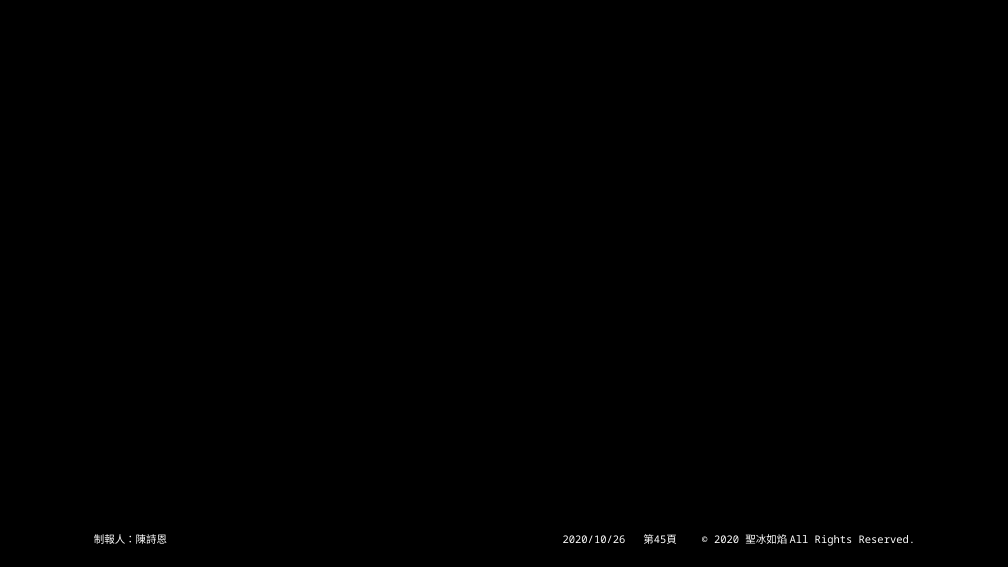
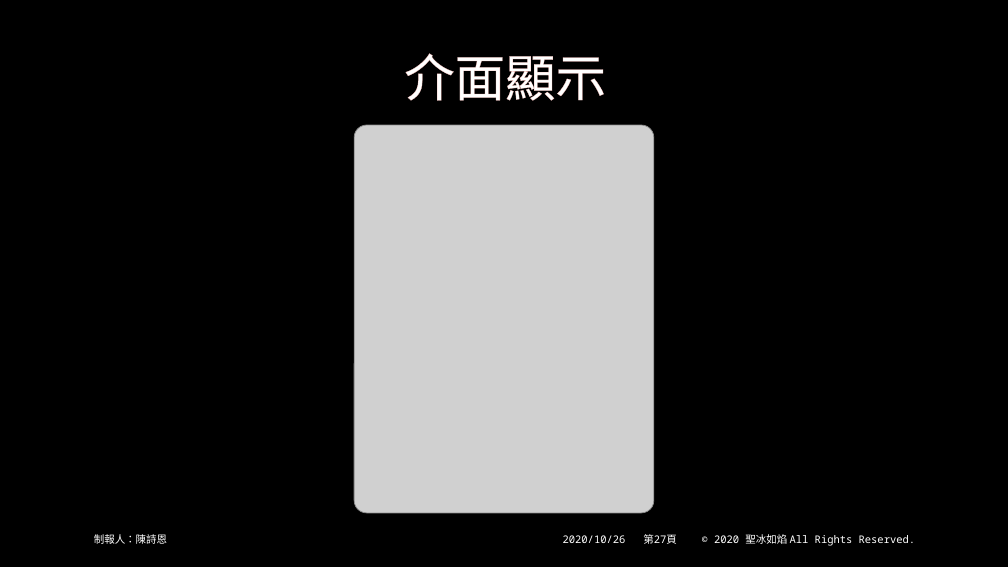
Before and after one commit to beenyan/RLSB, a slide deck: slide 27 of 俄羅斯方塊.pptx (slide 45 before the commit). Drawn at 1008x567 pixels with LibreOffice and Linux fonts; fonts in the diff are those of the drawing; grey boxes stand for pictures; background and template pictures are left out. Boxes give left, top, right and bottom in pixels: in the first picture for what was removed or moved away, otherwise in the second. Text is boxed around its words. In the diff, an @@ line names an element or a change of style, - is before the commit and + after.

```diff
--- a/俄羅斯方塊.pptx
+++ b/俄羅斯方塊.pptx
@@ title added at [404,53,606,101], 48 pt, text #FFFFFF @@
+介面顯示
@@ picture added at [354,125,653,513] @@
@@ page number at [643,534,677,544]: text changed @@
-第45頁
+第27頁
```
Also in this commit, not shown: 18 other slides changed, 31 slides removed, 2 other files.
